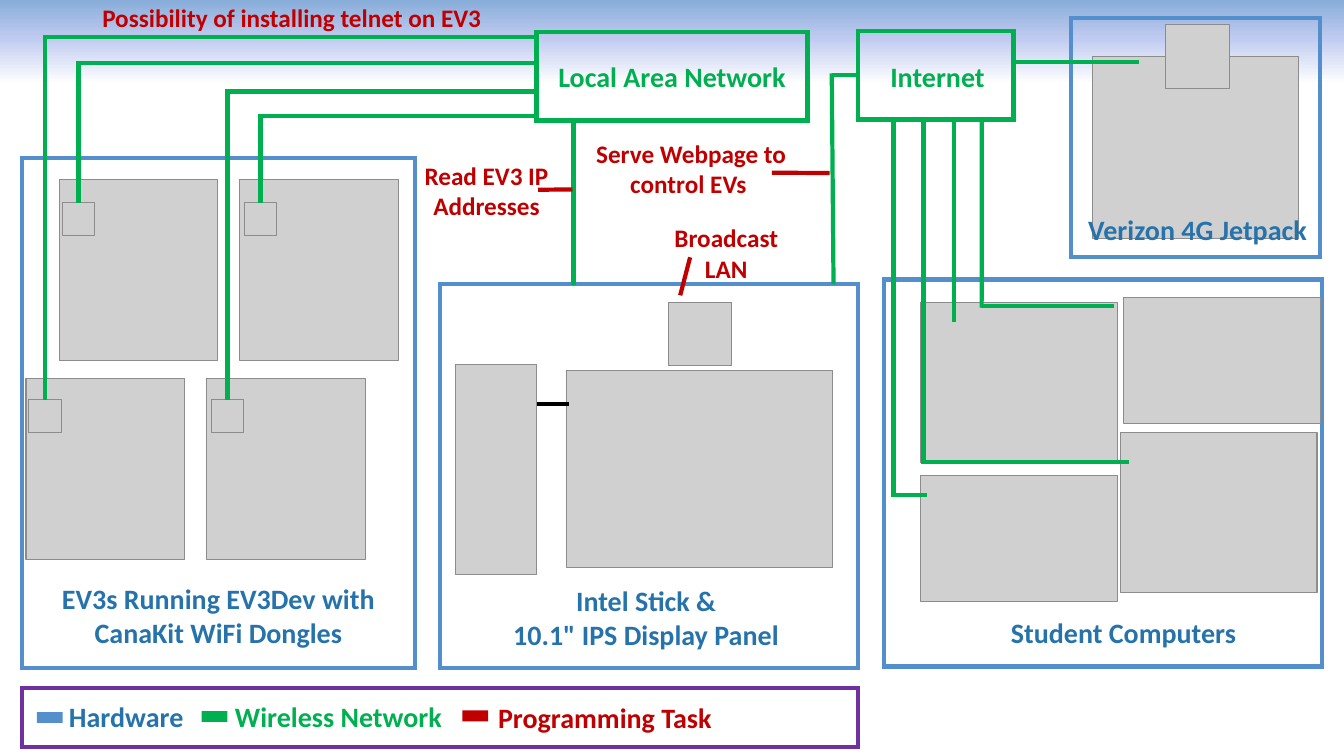
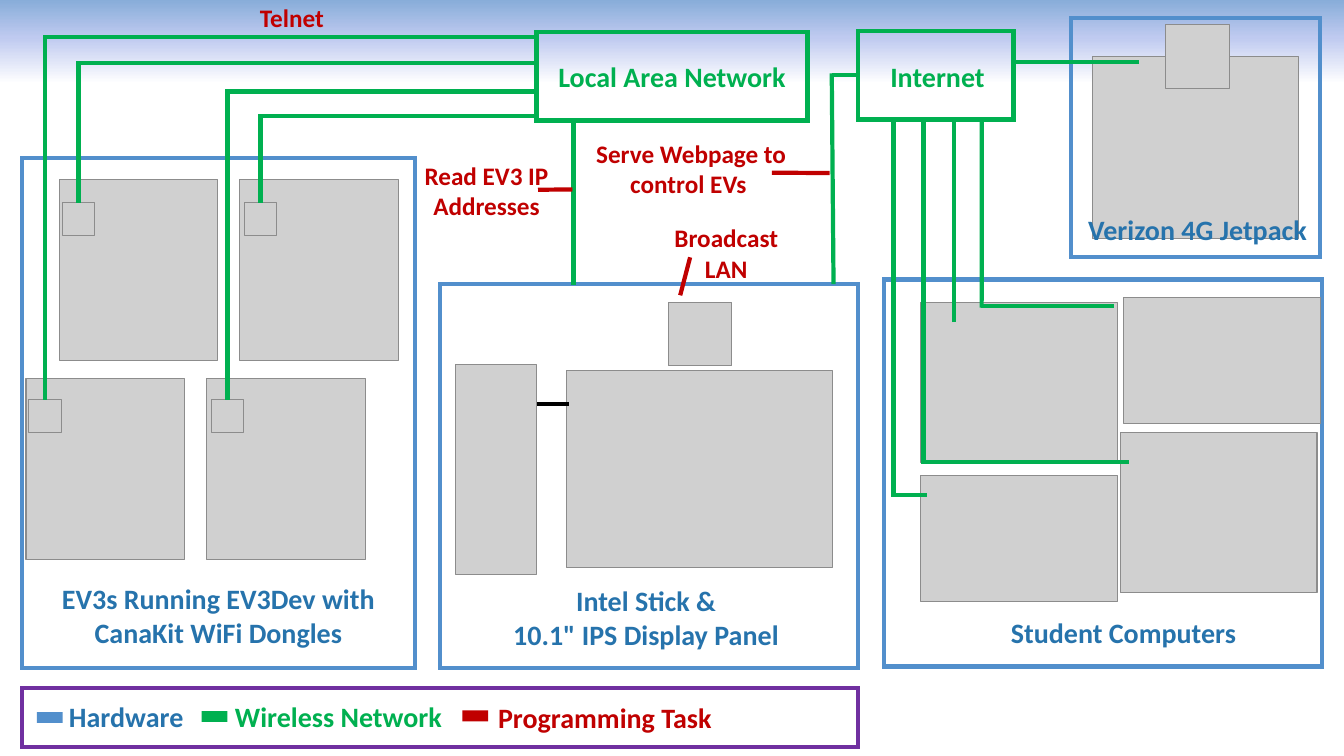
Before and after one commit to tuftsceeo/EV3Hub, a slide deck: slide 4 of EV3Hub.pptx. Drawn at 1344x756 pixels with LibreOffice and Linux fonts; fonts in the diff are those of the drawing; grey boxes stand for pictures; background and template pictures are left out. Boxes give left, top, right and bottom in pixels: in the first picture for what was removed or moved away, otherwise in the second. Text is boxed around its words. In the diff, an @@ line names an element or a change of style, - is before the commit and + after.

```diff
--- a/EV3Hub.pptx
+++ b/EV3Hub.pptx
@@ text at (260, 9, 324, 27): text changed @@
-Possibility of installing telnet on EV3
+Telnet
```
Also in this commit, not shown: 3 other slides changed, 3 other files.
